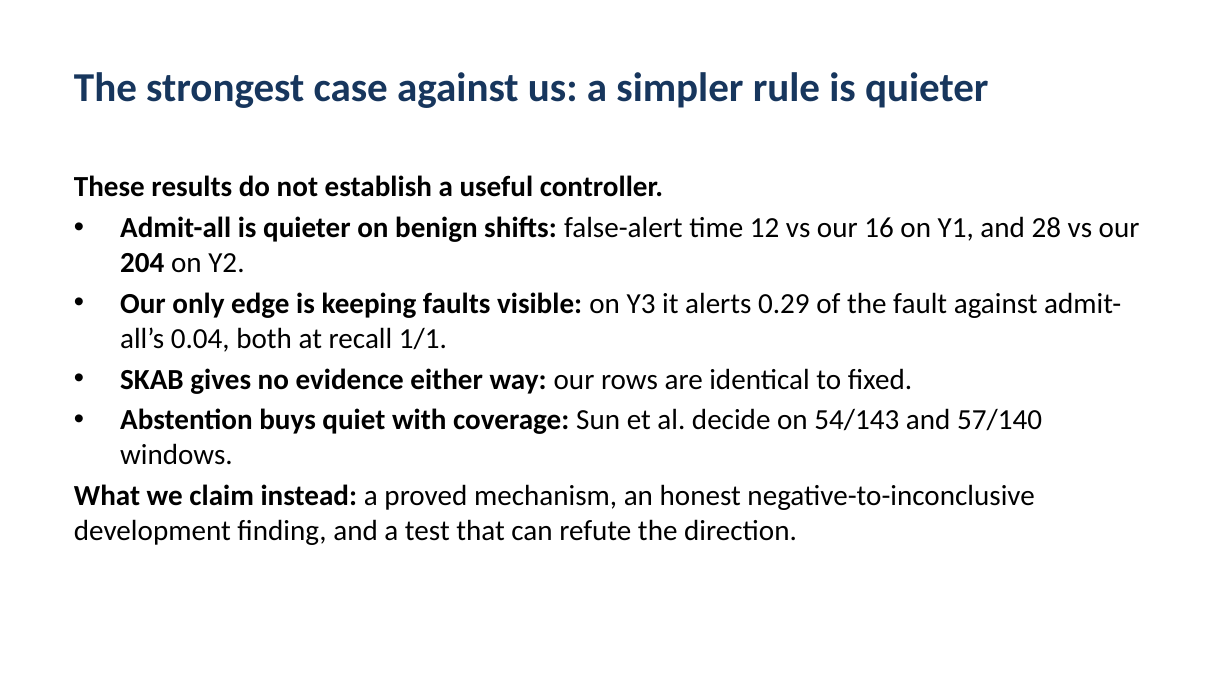
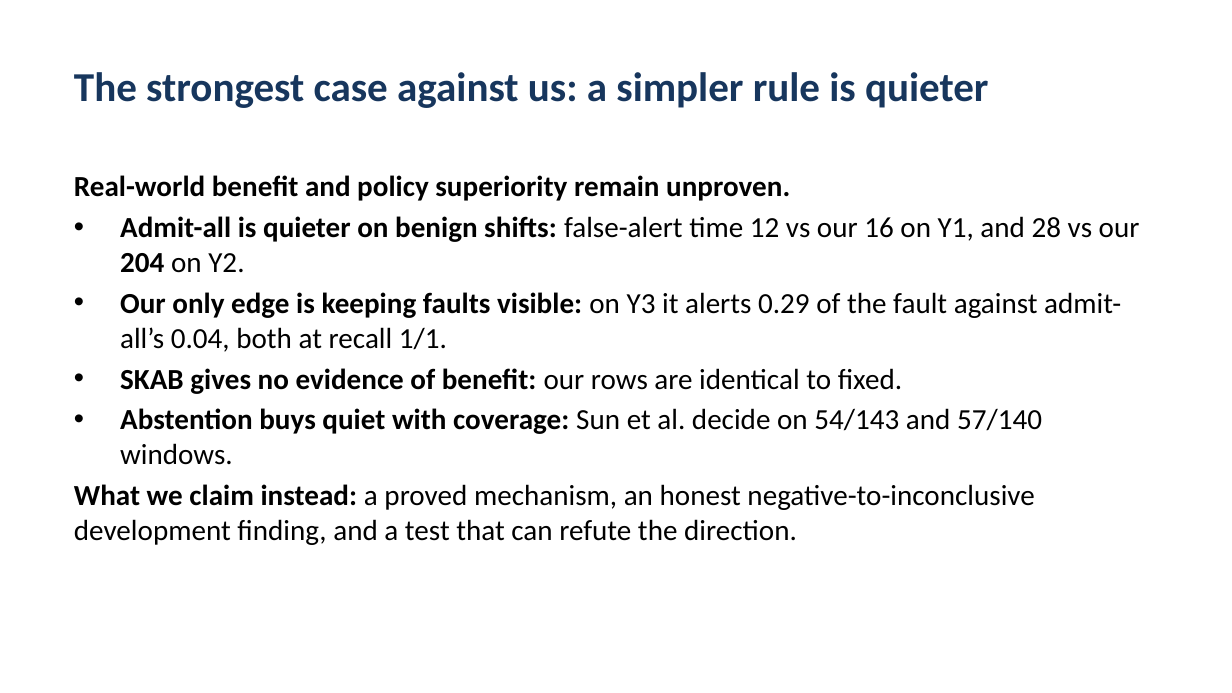
Before and after one commit to chowparty/Reliable-Alerting, a slide deck: slide 14 of deliverables/Phase-I-Slides.pptx. Drawn at 1232x693 pixels with LibreOffice and Linux fonts; fonts in the diff are those of the drawing. Boxes give left, top, right and bottom in pixels: in the first picture for what was removed or moved away, otherwise in the second. Text is boxed around its words. In the diff, an @@ line names an element or a change of style, - is before the commit and + after.

```diff
--- a/deliverables/Phase-I-Slides.pptx
+++ b/deliverables/Phase-I-Slides.pptx
@@ text at bbox=[74, 175, 790, 201]: text changed @@
-These results do not establish a useful controller.
+Real-world benefit and policy superiority remain unproven.
@@ text at bbox=[120, 368, 902, 394]: text changed @@
-• SKAB gives no evidence either way: our rows are identical to fixed.
+• SKAB gives no evidence of benefit: our rows are identical to fixed.
```
Also in this commit, not shown: 4 other slides changed, 7 other files.
